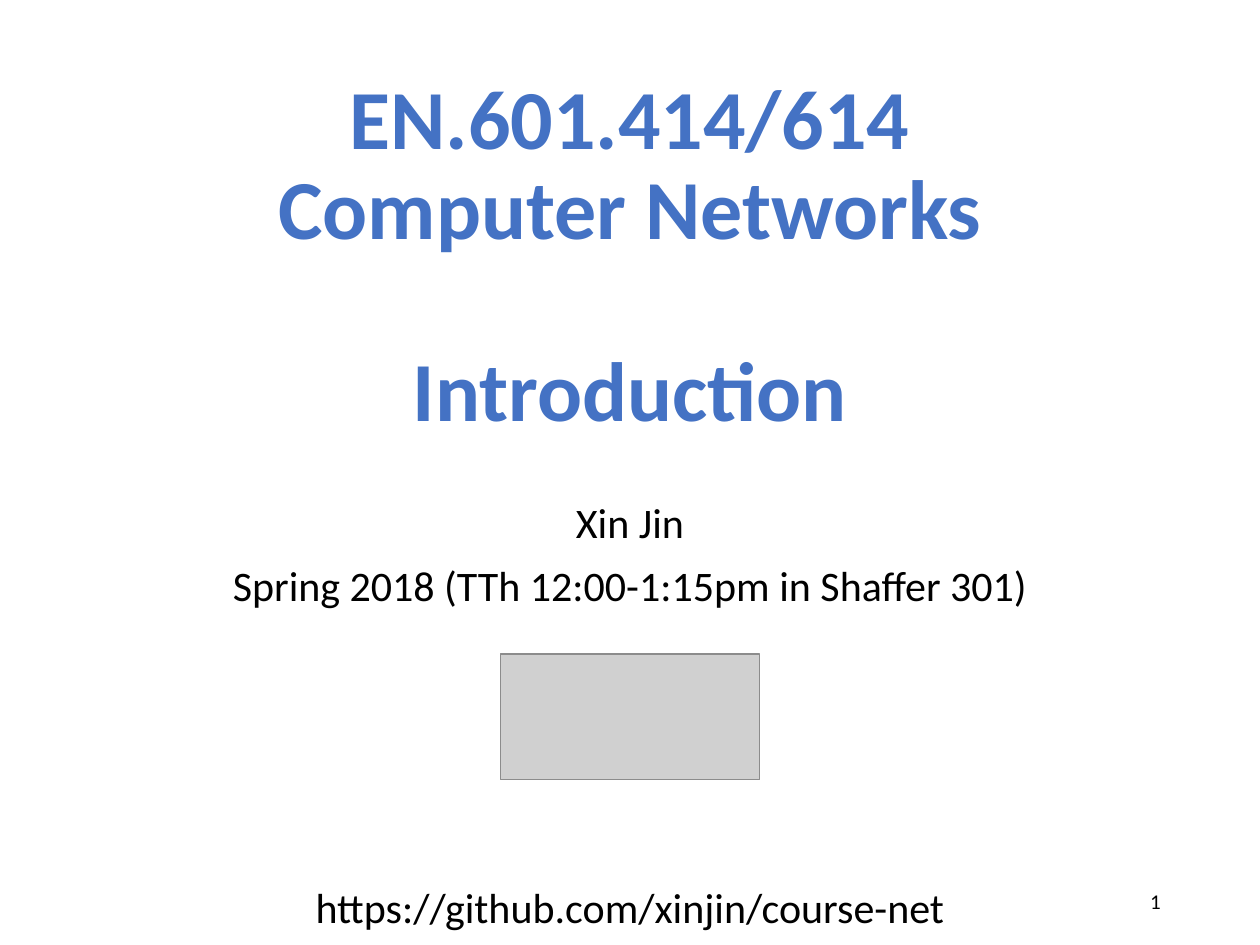
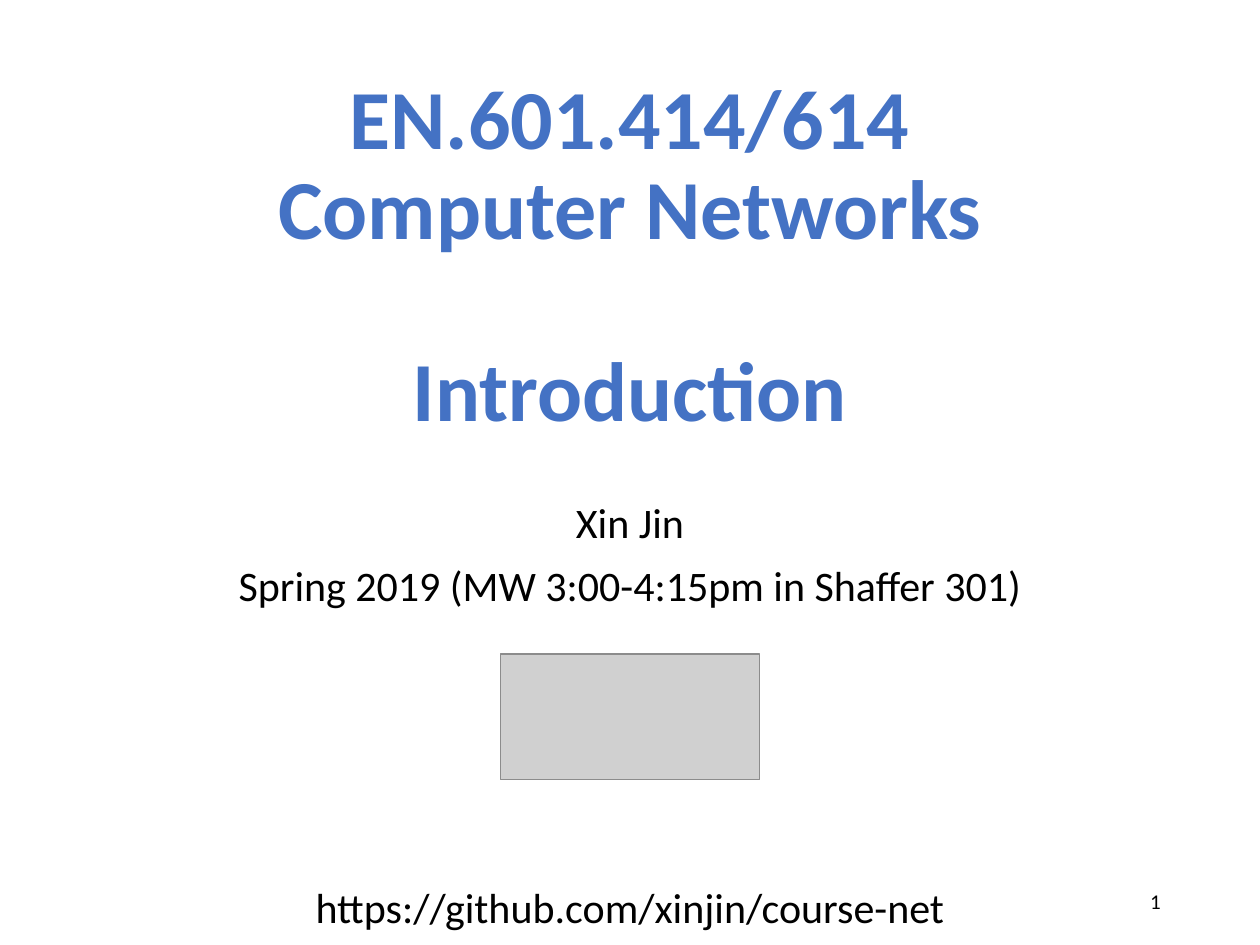
Before and after one commit to xinjin/course-net, a slide deck: slide 1 of slides/lec01_introduction.pptx. Drawn at 1260x945 pixels with LibreOffice and Linux fonts; fonts in the diff are those of the drawing; grey boxes stand for pictures. Boxes give left, top, right and bottom in pixels: in the first picture for what was removed or moved away, otherwise in the second. Text is boxed around its words. In the diff, an @@ line names an element or a change of style, - is before the commit and + after.

```diff
--- a/slides/lec01_introduction.pptx
+++ b/slides/lec01_introduction.pptx
@@ subtitle at <box>239,570,1021,609</box>: text changed @@
-Spring 2018 (TTh 12:00-1:15pm in Shaffer 301)
+Spring 2019 (MW 3:00-4:15pm in Shaffer 301)
```
Also in this commit, not shown: 9 other slides changed, 2 slides added, 1 slide removed, 1 other file.
